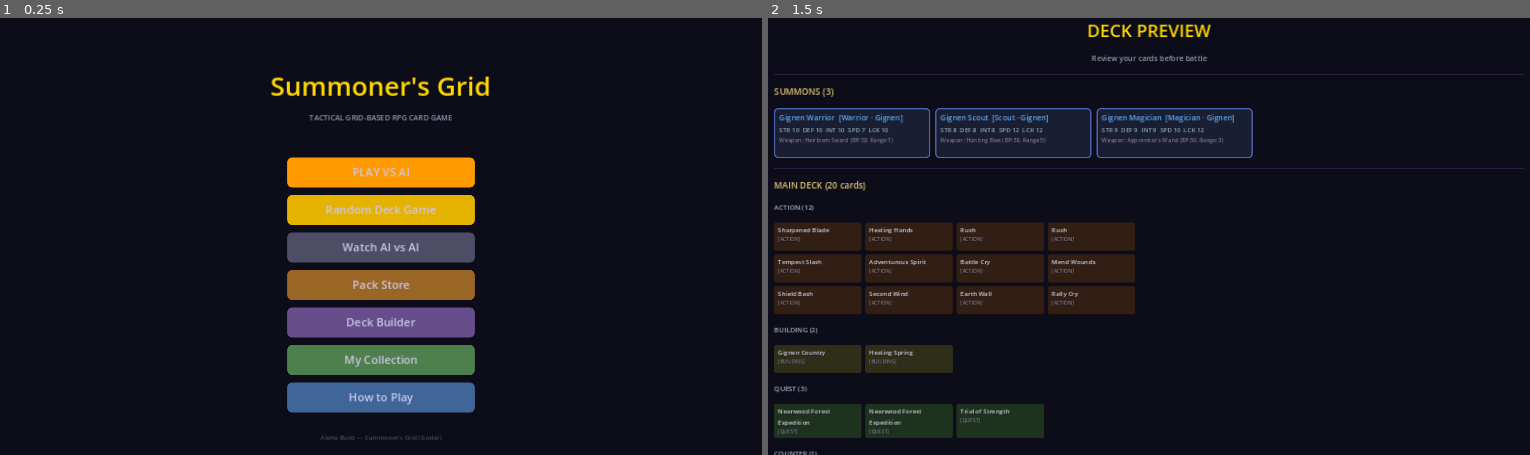
Above: before the commit, frames 1-2 (left to right).
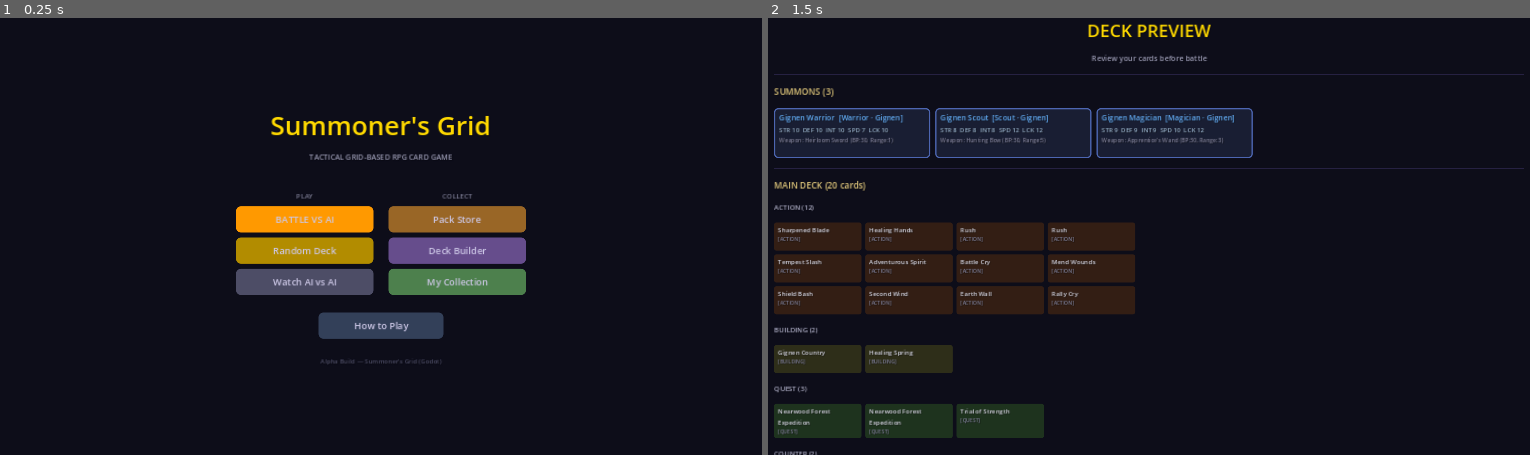
Above: after the commit, the same moments.

Repository: look-itsaxiom/summoners-grid
Game: Godot game, scene res://scenes/menu.tscn
The game is run twice, just before and just after one commit, with the same random seed, the same clock (stepped at 60 frames per second) and the same inputs.
Inputs (mouse positions are in pixels of both pictures, inside the frame that each line leads up to):
- Up to frame 1 (0.25 s): no input
- Up to frame 2 (1.5 s): click "PLAY VS AI" (after the commit: "BATTLE VS AI") at 0.5 s; tap Enter at 1.25 s; move the mouse to (1324, 205) at 1.27 s; tap E at 1.35 s; click (1324, 205) at 1.42 s

The runs differ from the first frame. In frame 1, 16% of the frame differs, in the area x 30-70%, y 13-97%; in frame 2, nothing differs.

Commit message:
feat: redesigned menu — two-column PLAY/COLLECT layout
Replace 7 stacked buttons with clean two-column layout:
- PLAY column: Battle vs AI, Random Deck, Watch AI vs AI
- COLLECT column: Pack Store, Deck Builder, My Collection
- How to Play: centered below, subdued
- Column headers for visual hierarchy
- Smaller buttons (42px, font 15) for tighter layout

Verified via godot-mcp: clean, balanced menu layout.

Co-Authored-By: Claude Opus 4.6 (1M context) <noreply@anthropic.com>

Diff:
--- a/godot/scripts/ui/main_menu_screen.gd
+++ b/godot/scripts/ui/main_menu_screen.gd
@@ -54,21 +54,59 @@
 
 	# Spacer
 	var spacer := Control.new()
-	spacer.custom_minimum_size.y = 30
+	spacer.custom_minimum_size.y = 20
 	center.add_child(spacer)
 
-	# Buttons
-	_add_button(center, "PLAY VS AI", Color(1.0, 0.6, 0.0), _on_play_vs_ai)
-	_add_button(center, "Random Deck Game", Color(0.9, 0.7, 0.0), _on_random_game)
-	_add_button(center, "Watch AI vs AI", Color(0.3, 0.3, 0.4), _on_watch_ai)
-	_add_button(center, "Pack Store", Color(0.6, 0.4, 0.15), _on_pack_store)
-	_add_button(center, "Deck Builder", Color(0.4, 0.3, 0.55), _on_deck_builder)
-	_add_button(center, "My Collection", Color(0.3, 0.5, 0.3), _on_collection)
-	_add_button(center, "How to Play", Color(0.25, 0.4, 0.6), _on_how_to_play)
+	# Two-column layout: Play | Collect
+	var columns := HBoxContainer.new()
+	columns.add_theme_constant_override("separation", 24)
+	columns.alignment = BoxContainer.ALIGNMENT_CENTER
+	center.add_child(columns)
+
+	# Left column: Play modes
+	var play_col := VBoxContainer.new()
+	play_col.add_theme_constant_override("separation", 8)
+	play_col.custom_minimum_size.x = 220
+	columns.add_child(play_col)
+
+	var play_header := Label.new()
+	play_header.text = "PLAY"
+	play_header.add_theme_font_size_override("font_size", 11)
+	play_header.add_theme_color_override("font_color", Color(0.5, 0.5, 0.6))
+	play_header.horizontal_alignment = HORIZONTAL_ALIGNMENT_CENTER
+	play_col.add_child(play_header)
+
+	_add_button(play_col, "BATTLE VS AI", Color(1.0, 0.6, 0.0), _on_play_vs_ai, 220)
+	_add_button(play_col, "Random Deck", Color(0.7, 0.55, 0.0), _on_random_game, 220)
+	_add_button(play_col, "Watch AI vs AI", Color(0.3, 0.3, 0.4), _on_watch_ai, 220)
+
+	# Right column: Collection & Economy
+	var collect_col := VBoxContainer.new()
+	collect_col.add_theme_constant_override("separation", 8)
+	collect_col.custom_minimum_size.x = 220
+	columns.add_child(collect_col)
+
+	var collect_header := Label.new()
+	collect_header.text = "COLLECT"
+	collect_header.add_theme_font_size_override("font_size", 11)
+	collect_header.add_theme_color_override("font_color", Color(0.5, 0.5, 0.6))
+	collect_header.horizontal_alignment = HORIZONTAL_ALIGNMENT_CENTER
+	collect_col.add_child(collect_header)
+
+	_add_button(collect_col, "Pack Store", Color(0.6, 0.4, 0.15), _on_pack_store, 220)
+	_add_button(collect_col, "Deck Builder", Color(0.4, 0.3, 0.55), _on_deck_builder, 220)
+	_add_button(collect_col, "My Collection", Color(0.3, 0.5, 0.3), _on_collection, 220)
+
+	# Bottom row: How to Play
+	var spacer2 := Control.new()
+	spacer2.custom_minimum_size.y = 4
+	center.add_child(spacer2)
+
+	_add_button(center, "How to Play", Color(0.2, 0.25, 0.35), _on_how_to_play, 200)
 
 	# Spacer
 	var spacer3 := Control.new()
-	spacer3.custom_minimum_size.y = 8
+	spacer3.custom_minimum_size.y = 4
 	center.add_child(spacer3)
 
 	# Version
@@ -104,12 +142,12 @@
 	vbox.add_child(d)
 
 
-func _add_button(parent: VBoxContainer, text: String, color: Color, callback: Callable) -> void:
+func _add_button(parent: Container, text: String, color: Color, callback: Callable, width: int = 300) -> void:
 	var btn := Button.new()
 	btn.text = text
-	btn.custom_minimum_size = Vector2(300, 48)
+	btn.custom_minimum_size = Vector2(width, 42)
 	btn.size_flags_horizontal = Control.SIZE_SHRINK_CENTER
-	btn.add_theme_font_size_override("font_size", 18)
+	btn.add_theme_font_size_override("font_size", 15)
 	btn.pressed.connect(callback)
 
 	# Style
